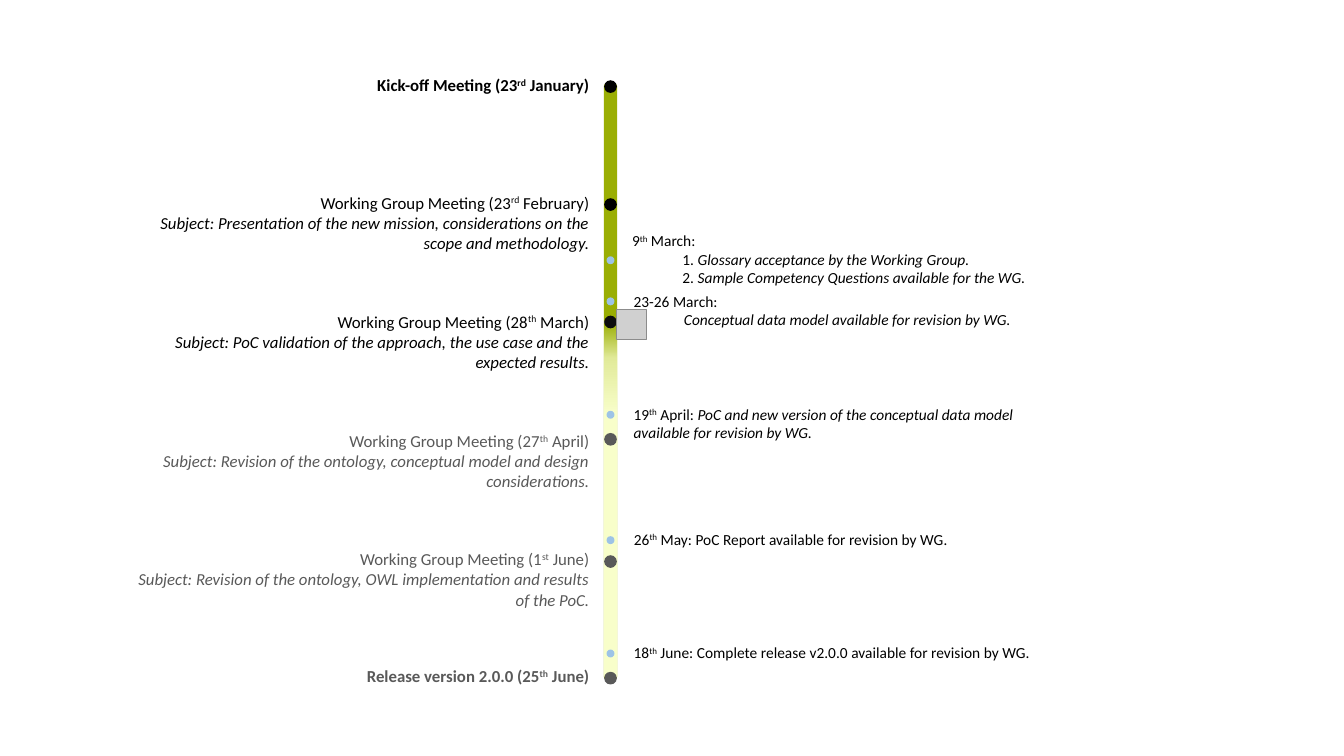
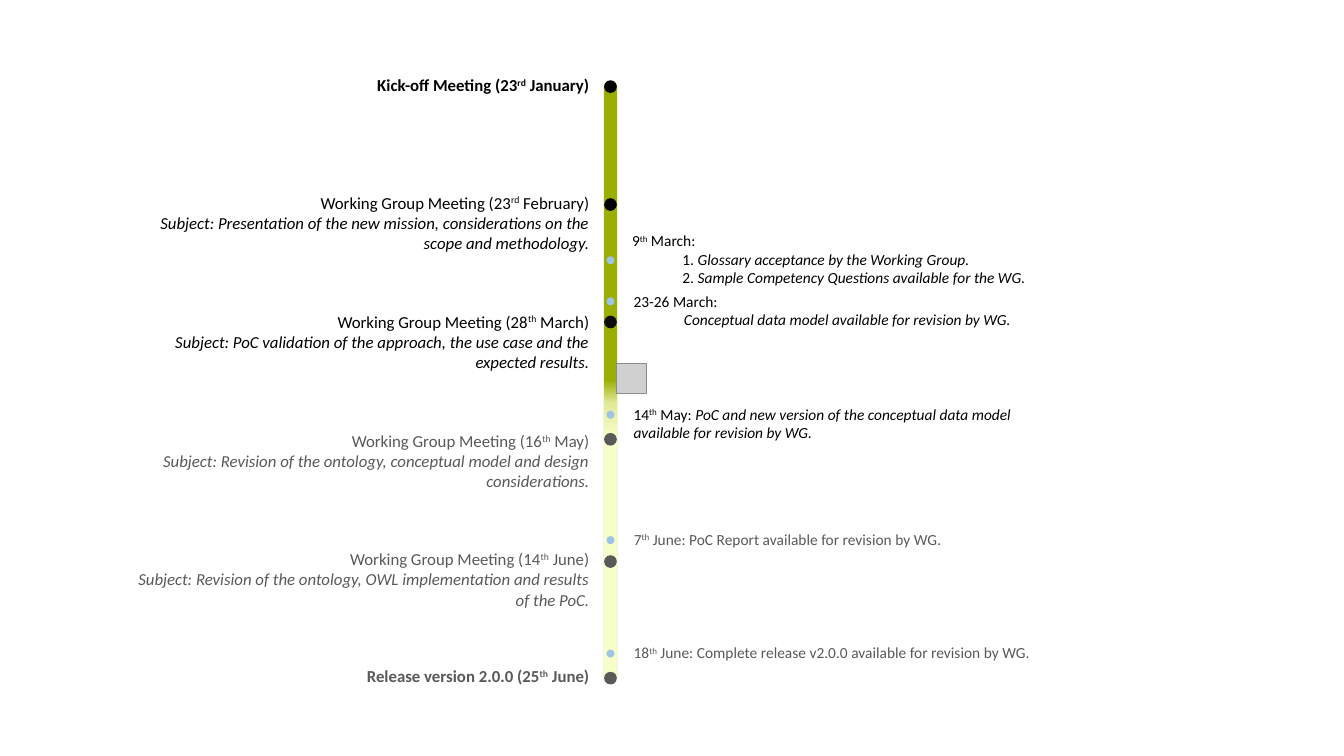
Before and after one commit to eProcurement-everis/ePO, a slide deck: slide 1 of 01_Resources/Timeline.pptx. Drawn at 1344x756 pixels with LibreOffice and Linux fonts; fonts in the diff are those of the drawing; grey boxes stand for pictures. Boxes give left, top, right and bottom in pixels: in the first picture for what was removed or moved away, otherwise in the second. Text is boxed around its words. In the diff, an @@ line names an element or a change of style, - is before the commit and + after.

```diff
--- a/01_Resources/Timeline.pptx
+++ b/01_Resources/Timeline.pptx
@@ rounded rectangle: place and size @@
-rounded rectangle at [604, 320, 618, 677]
+rounded rectangle at [604, 380, 617, 678]
@@ rounded rectangle: place and size @@
-rounded rectangle at [605, 323, 618, 414]
+rounded rectangle at [604, 380, 617, 440]
@@ picture: place and size @@
-picture at [616, 310, 646, 340]
+picture at [616, 364, 646, 394]
@@ text at [634, 409, 1011, 441]: text changed @@
-19th April: PoC and new version of the conceptual data model available for revision by WG.
+14th May: PoC and new version of the conceptual data model available for revision by WG.
@@ text at [352, 435, 589, 450]: text changed @@
-Working Group Meeting (27th April)
+Working Group Meeting (16th May)
@@ text at [653, 534, 942, 548]: text changed; text colour #000000 to #595959 @@
-26th May: PoC Report available for revision by WG.
+7th June: PoC Report available for revision by WG.
@@ text at [350, 553, 589, 568]: text changed @@
-Working Group Meeting (1st June)
+Working Group Meeting (14th June)
@@ text "18th June: Complete release v2.0.0 ..." at [660, 647, 1029, 661]: text colour #000000 to #595959 @@
```
Also in this commit, not shown: 2 other files.
